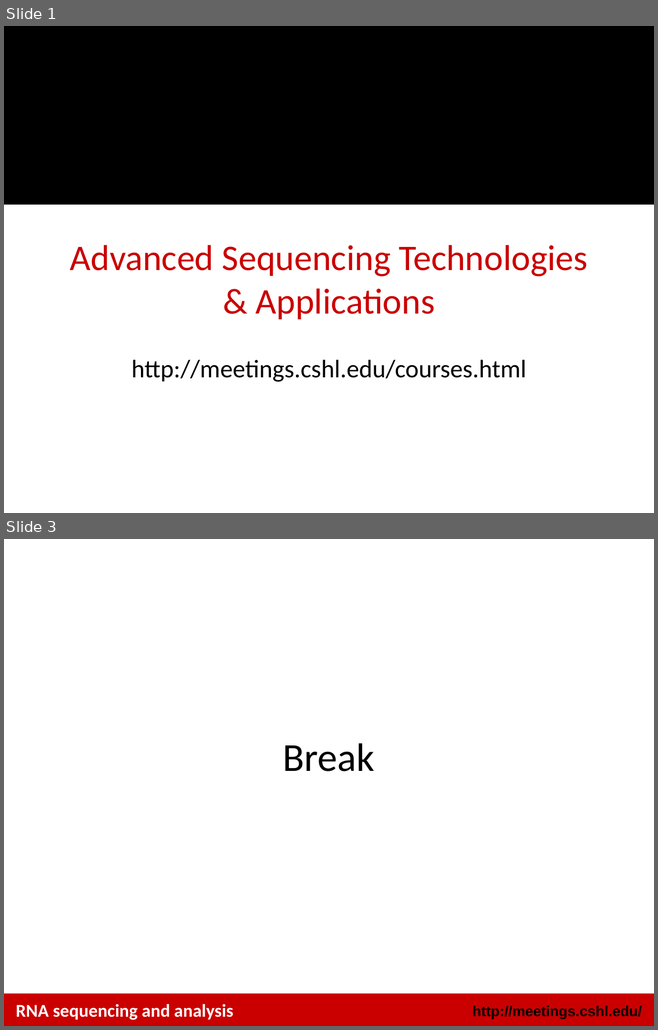
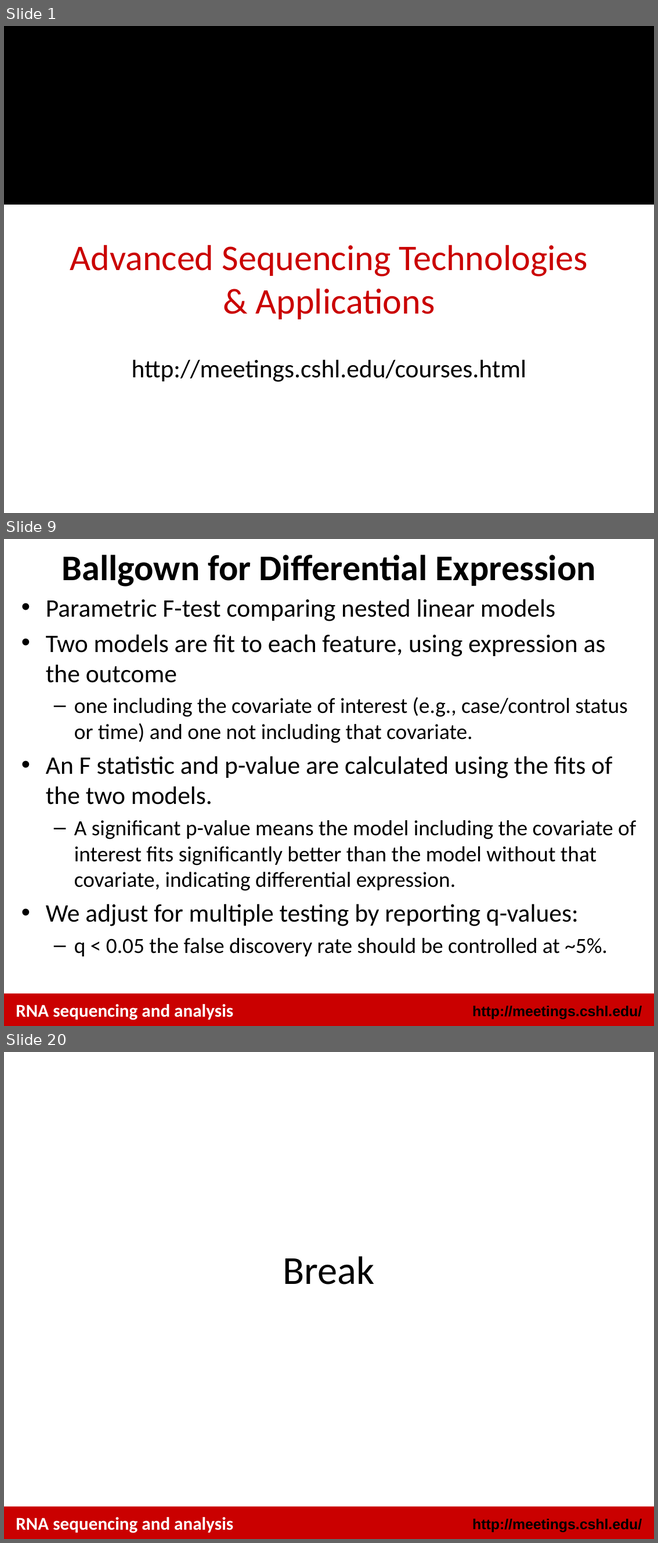
Before and after one commit to griffithlab/rnaseq_tutorial_wiki, a slide deck: LectureFiles/cshl/2016/RNASeq_Module3_Lecture.pptx. Shown one above the other, each under a label of ours: slides 1 and 3 before the commit, slides 1, 9 and 20 after it; the slides between them are not shown. The pictures are 658x1030 and 658x1543 pixels, drawn with LibreOffice and Linux fonts; fonts in the diff are those of the drawing; background and template pictures are left out. Boxes give left, top, right and bottom in pixels: in the first picture for what was removed or moved away, otherwise in the second. Text is boxed around its words. In the diff, an @@ line names an element or a change of style, - is before the commit and + after.

```diff
--- a/LectureFiles/cshl/2016/RNASeq_Module3_Lecture.pptx
+++ b/LectureFiles/cshl/2016/RNASeq_Module3_Lecture.pptx
@@ slide 9 added at box(4, 539, 654, 1026), background #FFFFFF; not listed: 2 template elements that a slide beside it also shows @@
@@ title added at box(62, 555, 595, 587), 40 pt, text #000000, bold @@
+Ballgown for Differential Expression
@@ text added at box(46, 599, 636, 957), 24 pt, text #000000 @@
+• Parametric F-test comparing nested linear models
+• Two models are fit to each feature, using expression as the outcome
+  – one including the covariate of interest (e.g., case/control status or time) and one not including that covariate.
+• An F statistic and p-value are calculated using the fits of the two models.
+  – A significant p-value means the model including the covariate of interest fits significantly better than the model without that covariate, indicating differential expression.
+• We adjust for multiple testing by reporting q-values:
+  – q < 0.05 the false discovery rate should be controlled at ~5%.
@@ text added at box(16, 1004, 233, 1020), 20 pt, text #FFFFFF, bold @@
+RNA sequencing and analysis
@@ what was slide 3 is now slide 20 @@
```
Also in this commit, not shown: 1 slide changed, 16 other slides added, 3 other files.
